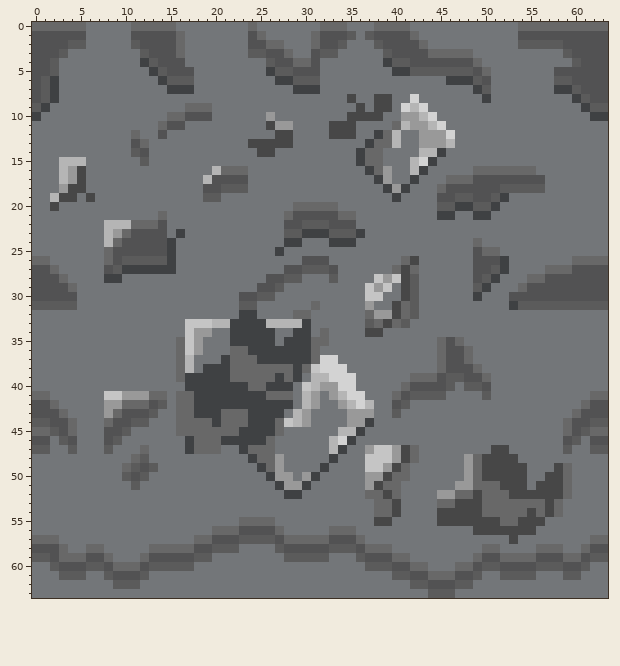
File history of a pixel-art sprite, Assets/Level/WALL_tile_down.png. The picture above was drawn from the file before the commit.
The file is 64x64 pixels. Colours within 5 levels of each other are drawn and written as one.
And afterwards:
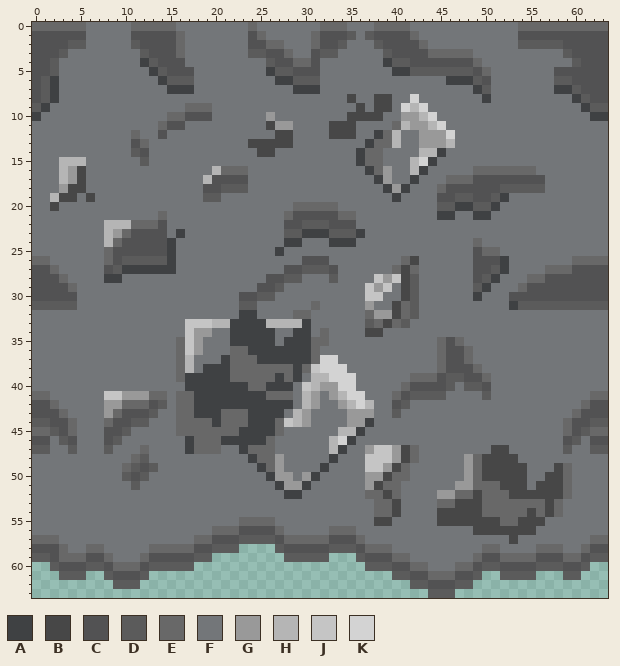
Palette (. is transparent): A #3f4143  B #474747  C #525253  D #5b5b5b  E #686868  F #737679  G #999999  H #b5b5b5  J #c5c5c5  K #d3d3d3
The exact change:
{"y":58,"x":23,"old":"FFFF","new":"...."}
{"y":59,"x":20,"old":"FFFFFFFF","new":"........"}
{"y":59,"x":33,"old":"FFF","new":"..."}
{"y":60,"x":0,"old":"FF","new":".."}
{"y":60,"x":18,"old":"FFFFFFFFFFFFFFFFFFF","new":"..................."}
{"y":60,"x":62,"old":"FF","new":".."}
{"y":61,"x":0,"old":"FFF","new":"..."}
{"y":61,"x":6,"old":"FF","new":".."}
{"y":61,"x":13,"old":"FFFFFFFFFFFFFFFFFFFFFFFFFFF","new":"..........................."}
{"y":61,"x":50,"old":"FF","new":".."}
{"y":61,"x":56,"old":"FFF","new":"..."}
{"y":61,"x":61,"old":"FFF","new":"..."}
{"y":62,"x":0,"old":"FFFFFFFFF","new":"........."}
{"y":62,"x":12,"old":"FFFFFFFFFFFFFFFFFFFFFFFFFFFFFF","new":".............................."}
{"y":62,"x":49,"old":"FFFFFFFFFFFFFFF","new":"..............."}
{"y":63,"x":0,"old":"FFFFFFFFFFFFFFFFFFFFFFFFFFFFFFFFFFFFFFFFFFFF","new":"............................................"}
{"y":63,"x":47,"old":"FFFFFFFFFFFFFFFFF","new":"................."}
